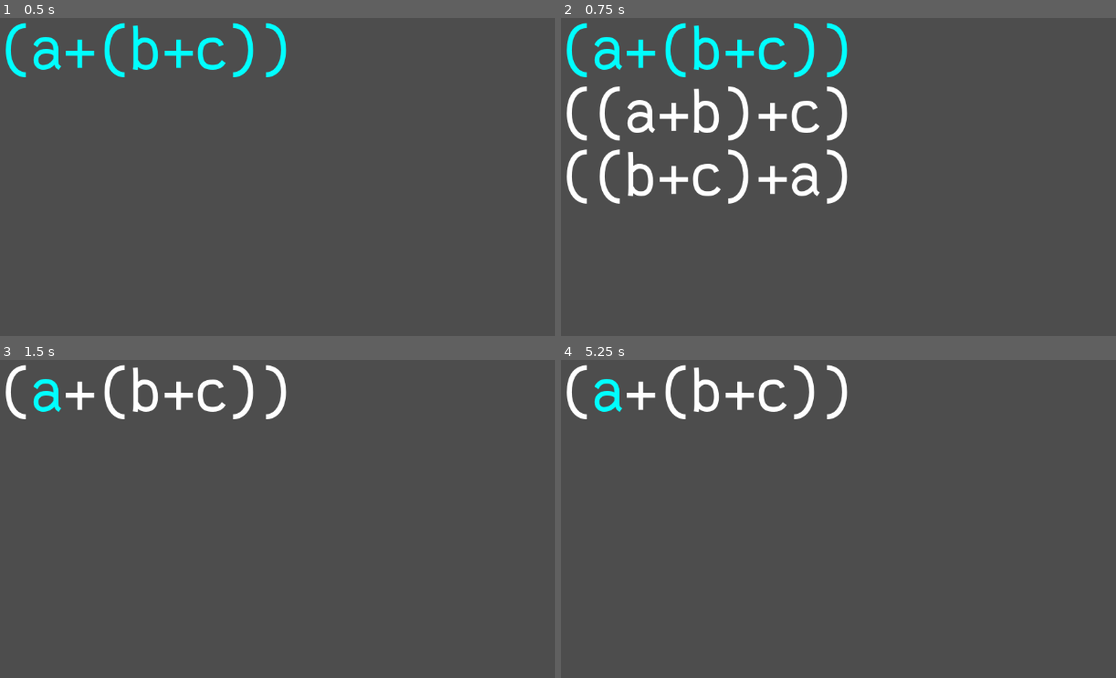
Above: before the commit, frames 1-4 (two rows, left to right).
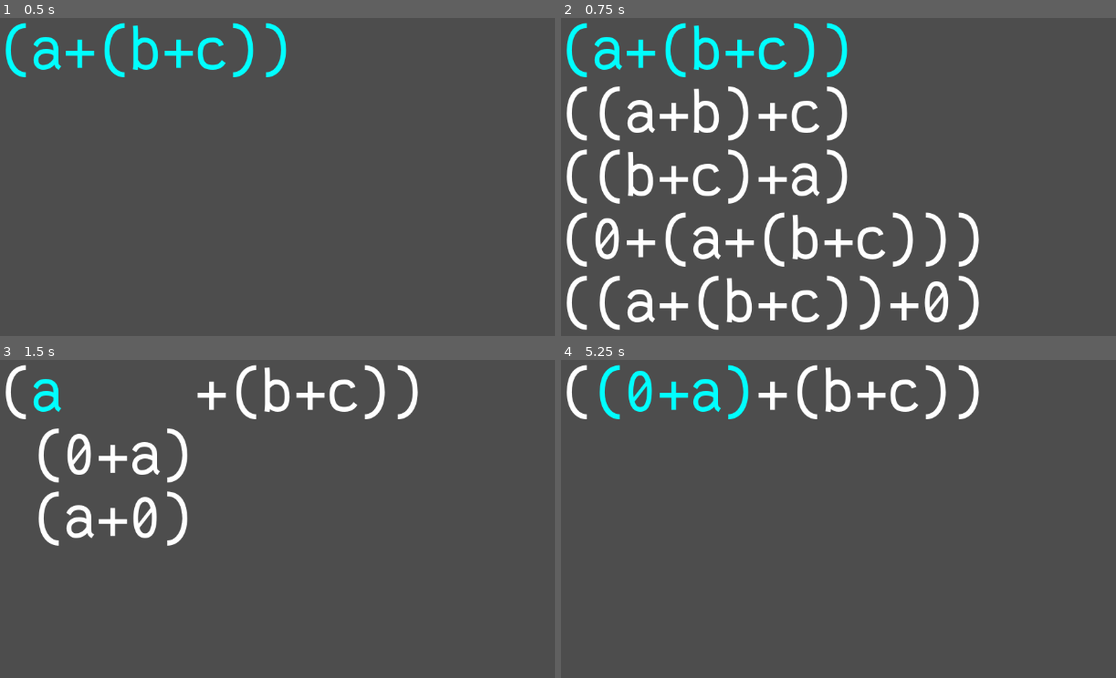
Above: after the commit, the same moments.

Repository: theoahfeldt/emperical-maths
Game: Godot game, scene res://test.tscn
The game is run twice, just before and just after one commit, with the same random seed, the same clock (stepped at 60 frames per second) and the same inputs.
Inputs:
- Up to frame 1 (0.5 s): no input
- Up to frame 2 (0.75 s): tap Enter at 0.5 s; hold Right (expression_right) from 0.53 s (still down); tap Space (expression_select) at 0.6 s
- Up to frame 3 (1.5 s): tap Space (expression_select) at 1.25, 1.35 s; release Right (expression_right) at 1.28 s; hold Down (expression_down) from 1.28 s (still down)
- Up to frame 4 (5.25 s): tap Enter at 2, 3.5 s; release Down (expression_down) at 2.03 s; hold Right (expression_right) 2.03-2.78 s; tap Space (expression_select) at 2.1, 2.75, 2.85, 3.6, 4.25, 4.35, 5.1 s; hold Up (expression_up) 2.78-3.53 s; hold Left (expression_left) 3.53-5.03 s; hold Down (expression_down) from 5.03 s (still down)

Frame 1 is identical in both runs. In frame 2, 5.9% of the frame differs, in the area x 0-76%, y 61-99%; in frame 3, 5.3%; in frame 4, 3.9%.

Commit message:
Add identity rules for sums

Diff:
--- a/game/algebra/logic/rules/rules.gd
+++ b/game/algebra/logic/rules/rules.gd
@@ -2,6 +2,10 @@
 const SumAssociativityForward = preload("res://algebra/logic/rules/sum_associaticity_forward.gd")
 const SumAssociativityBackward = preload("res://algebra/logic/rules/sum_associaticity_backward.gd")
 const SumCommutativity = preload("res://algebra/logic/rules/sum_commutativity.gd")
+const SumIdentityLeftForward = preload("res://algebra/logic/rules/sum_identity_left_forward.gd")
+const SumIdentityLeftBackward = preload("res://algebra/logic/rules/sum_identity_left_backward.gd")
+const SumIdentityRightForward = preload("res://algebra/logic/rules/sum_identity_right_forward.gd")
+const SumIdentityRightBackward = preload("res://algebra/logic/rules/sum_identity_right_backward.gd")
 
 
 static func rules() -> Array:
@@ -10,4 +14,8 @@
 		SumAssociativityForward.new(),
 		SumAssociativityBackward.new(),
 		SumCommutativity.new(),
+		SumIdentityLeftForward.new(),
+		SumIdentityRightForward.new(),
+		SumIdentityLeftBackward.new(),
+		SumIdentityRightBackward.new(),
 	]
--- /dev/null
+++ b/game/algebra/logic/rules/sum_identity_left_backward.gd
@@ -0,0 +1,10 @@
+extends AlgebraicRule
+## a -> 0 + a
+
+
+func applicable(expression: AlgebraicExpression) -> bool:
+	return true
+
+
+func apply(expression: AlgebraicExpression) -> AlgebraicExpression:
+	return AlgebraicSum.create(AlgebraicInteger.zero(), expression.copy())
--- /dev/null
+++ b/game/algebra/logic/rules/sum_identity_left_forward.gd
@@ -0,0 +1,13 @@
+extends AlgebraicRule
+## 0 + a -> a
+
+
+func applicable(expression: AlgebraicExpression) -> bool:
+	if expression is AlgebraicSum:
+		if expression.left_term is AlgebraicInteger:
+			return expression.left_term.is_zero()
+	return false
+
+
+func apply(sum: AlgebraicSum) -> AlgebraicExpression:
+	return sum.right_term.copy()
--- /dev/null
+++ b/game/algebra/logic/rules/sum_identity_right_backward.gd
@@ -0,0 +1,10 @@
+extends AlgebraicRule
+## a -> a + 0
+
+
+func applicable(expression: AlgebraicExpression) -> bool:
+	return true
+
+
+func apply(expression: AlgebraicExpression) -> AlgebraicExpression:
+	return AlgebraicSum.create(expression.copy(), AlgebraicInteger.zero())
--- /dev/null
+++ b/game/algebra/logic/rules/sum_identity_right_forward.gd
@@ -0,0 +1,13 @@
+extends AlgebraicRule
+## a + 0 -> a
+
+
+func applicable(expression: AlgebraicExpression) -> bool:
+	if expression is AlgebraicSum:
+		if expression.right_term is AlgebraicInteger:
+			return expression.right_term.is_zero()
+	return false
+
+
+func apply(sum: AlgebraicSum) -> AlgebraicExpression:
+	return sum.left_term.copy()
